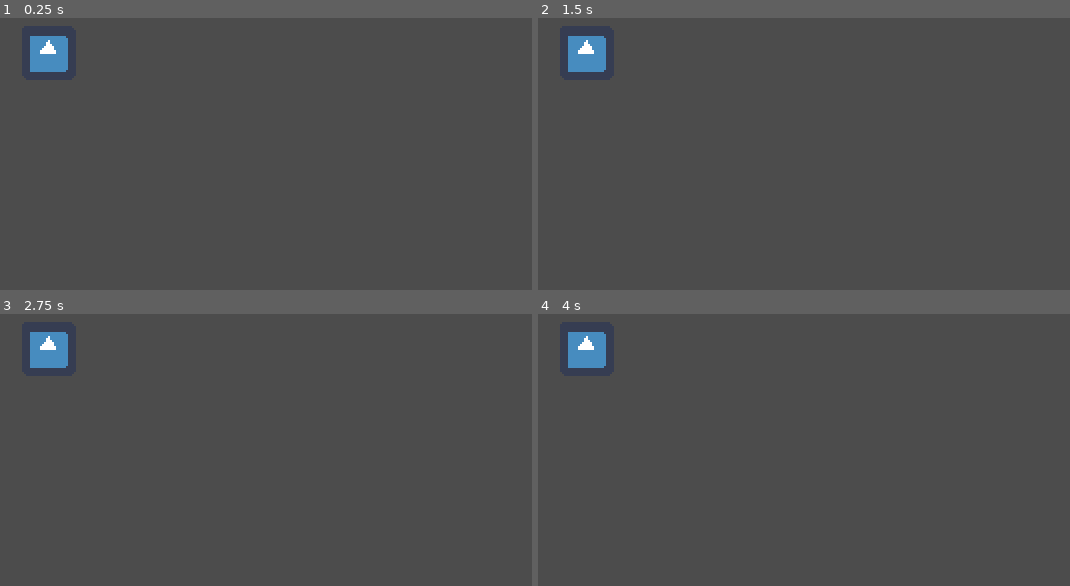
Above: before the commit, frames 1-4 (two rows, left to right).
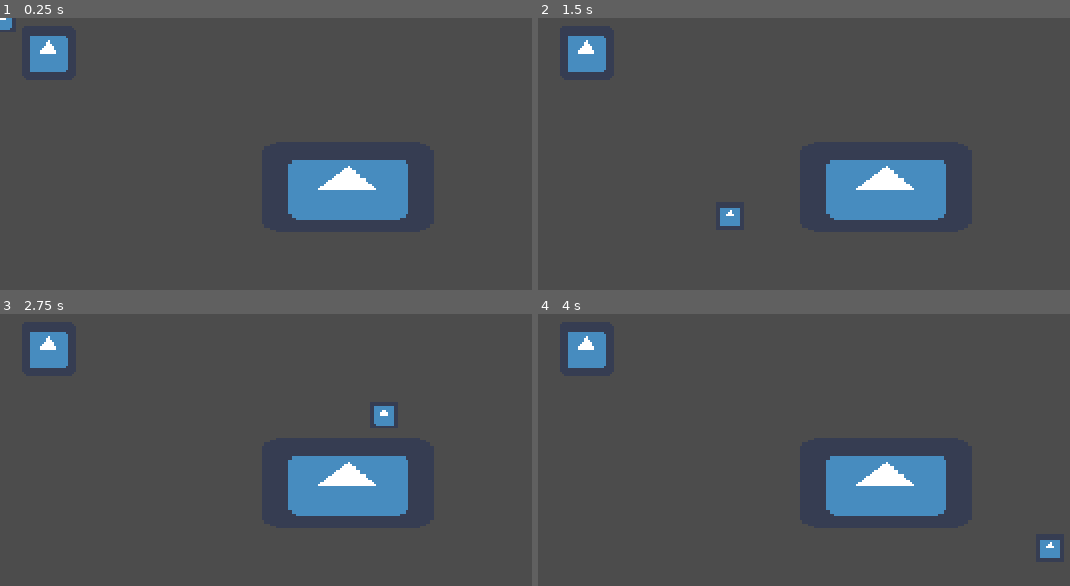
Above: after the commit, the same moments.

Repository: DerGernTod/minijam91
Game: Godot game, scene res://Main.tscn
Same seed, same stepped clock (60 frames per second), same inputs: the game is played once before the commit and once after it. The engine's default icon, where the game draws it, is replaced by a stand-in: a white triangle on a blue panel in a dark square.
Inputs (mouse positions are in pixels of both pictures, inside the frame that each line leads up to):
- Up to frame 1 (0.25 s): no input
- Up to frame 2 (1.5 s): tap Enter at 0.5 s; move the mouse to (1000, 181) at 0.52 s; tap Space at 1.25 s; move the mouse to (729, 216) at 1.27 s
- Up to frame 3 (2.75 s): tap Enter at 2 s; move the mouse to (383, 414) at 2.02 s
- Up to frame 4 (4 s): tap Space at 2.75 s; move the mouse to (825, 566) at 2.77 s; tap Enter at 3.5 s; move the mouse to (1048, 547) at 3.52 s

The runs differ from the first frame. In frame 1, 5.0% of the frame differs, in the area x 0-77%, y 0-75%; in frame 2, 5.2%; in frame 3, 5.2%, in the area x 54-77%, y 33-75%; in frame 4, 5.2%.

Commit message:
fish tank state machine

Diff:
--- a/Main.tscn
+++ b/Main.tscn
@@ -1,6 +1,8 @@
-[gd_scene load_steps=2 format=2]
+[gd_scene load_steps=4 format=2]
 
 [ext_resource path="res://icon.png" type="Texture" id=1]
+[ext_resource path="res://fish_tank/FishTank.tscn" type="PackedScene" id=2]
+[ext_resource path="res://cursor/Cursor.tscn" type="PackedScene" id=3]
 
 [node name="Main" type="Node2D"]
 
@@ -8,3 +10,9 @@
 position = Vector2( 24.2329, 17.3034 )
 scale = Vector2( 0.418615, 0.418615 )
 texture = ExtResource( 1 )
+
+[node name="FishTank" parent="." instance=ExtResource( 2 )]
+position = Vector2( 173.673, 84.4768 )
+
+[node name="Cursor" parent="." instance=ExtResource( 3 )]
+position = Vector2( 48.1376, 53.3289 )
--- /dev/null
+++ b/cursor/Cursor.gd
@@ -0,0 +1,20 @@
+extends Area2D
+class_name Cursor
+
+var content: Area2D = null setget _set_content, _get_content
+
+func _ready() -> void:
+	pass
+
+
+func _physics_process(delta: float) -> void:
+	var pos = get_viewport().get_mouse_position()
+	position = pos
+
+
+func _get_content() -> Area2D:
+	return content
+
+
+func _set_content(c: Area2D) -> void:
+	content = c
--- /dev/null
+++ b/cursor/Cursor.tscn
@@ -0,0 +1,17 @@
+[gd_scene load_steps=4 format=2]
+
+[ext_resource path="res://cursor/Cursor.gd" type="Script" id=1]
+[ext_resource path="res://icon.png" type="Texture" id=2]
+
+[sub_resource type="CircleShape2D" id=1]
+radius = 5.45465
+
+[node name="Cursor" type="Area2D"]
+script = ExtResource( 1 )
+
+[node name="CollisionShape2D" type="CollisionShape2D" parent="."]
+shape = SubResource( 1 )
+
+[node name="Sprite" type="Sprite" parent="."]
+scale = Vector2( 0.233102, 0.218354 )
+texture = ExtResource( 2 )
--- /dev/null
+++ b/fish_tank/FishTank.gd
@@ -0,0 +1,72 @@
+extends Area2D
+
+export var capacity: int = 5
+
+var _cur_cursor: Cursor = null
+var _content = []
+var _states = {
+	"droppable": StateDroppable.new(),
+	"empty": StateEmpty.new(),
+	"full": StateFull.new(),
+	"none": StateNone.new(),
+	"pickable": StateNone.new(),
+}
+var _cur_state = _states.none
+
+onready var _sprite = $Sprite
+
+
+func _ready() -> void:
+	var states = _states.values();
+	for state in states:
+		state.setup(_sprite)
+	connect("area_entered", self, "area_entered")
+	connect("area_exited", self, "area_exited")
+
+
+func _noop() -> void:
+	pass
+
+
+func _process_full() -> void:
+	pass
+
+
+func _process_empty() -> void:
+	pass
+
+
+func _process_droppable() -> void:
+	pass
+
+
+func _process_pickable() -> void:
+	pass
+
+
+func _physics_process(delta: float) -> void:
+	_cur_state.physics_process(delta)
+
+
+func _enter_state(state: String) -> void:
+	_cur_state.leave()
+	_states[state].enter()
+	_cur_state = _states[state]
+
+
+func area_entered(area: Area2D) -> void:
+	if area is Cursor:
+		_cur_cursor = area
+		var cursor_has_content = area.content != null
+		var tank_is_empty = _content.size() == 0
+		var tank_is_full = _content.size() == capacity
+		match [tank_is_full, tank_is_empty, cursor_has_content]:
+			[true, _, true]: _enter_state("full")
+			[false, _, true]: _enter_state("droppable")
+			[_, true, false]: _enter_state("empty")
+			[_, false, false]: _enter_state("pickable")
+
+
+func area_exited(area: Area2D) -> void:
+	if area is Cursor:
+		_enter_state("none")
--- /dev/null
+++ b/fish_tank/FishTank.tscn
@@ -0,0 +1,17 @@
+[gd_scene load_steps=4 format=2]
+
+[ext_resource path="res://icon.png" type="Texture" id=1]
+[ext_resource path="res://fish_tank/FishTank.gd" type="Script" id=2]
+
+[sub_resource type="RectangleShape2D" id=1]
+extents = Vector2( 41.7004, 21.7701 )
+
+[node name="FishTank" type="Area2D"]
+script = ExtResource( 2 )
+
+[node name="Sprite" type="Sprite" parent="."]
+scale = Vector2( 1.3392, 0.697665 )
+texture = ExtResource( 1 )
+
+[node name="CollisionShape2D" type="CollisionShape2D" parent="."]
+shape = SubResource( 1 )
--- /dev/null
+++ b/fish_tank/states/FishTankState.gd
@@ -0,0 +1,19 @@
+class_name FishTankState
+
+var _sprite: Sprite
+
+
+func setup(cur_sprite: Sprite) -> void:
+	_sprite = cur_sprite
+
+
+func enter():
+	pass
+
+
+func leave():
+	pass
+
+
+func physics_process(_delta: float) -> void:
+	pass
--- /dev/null
+++ b/fish_tank/states/StateDroppable.gd
@@ -0,0 +1,14 @@
+extends FishTankState
+class_name StateDroppable
+
+
+func enter():
+	self._sprite.modulate = Color.green
+
+
+func leave():
+	self._sprite.modulate = Color.white
+
+
+func physics_process(_delta: float) -> void:
+	pass
--- /dev/null
+++ b/fish_tank/states/StateEmpty.gd
@@ -0,0 +1,14 @@
+extends FishTankState
+class_name StateEmpty
+
+
+func enter():
+	pass
+
+
+func leave():
+	pass
+
+
+func physics_process(_delta: float) -> void:
+	pass
--- /dev/null
+++ b/fish_tank/states/StateFull.gd
@@ -0,0 +1,14 @@
+extends FishTankState
+class_name StateFull
+
+
+func enter():
+	self._sprite.modulate = Color.red
+
+
+func leave():
+	self._sprite.modulate = Color.white
+
+
+func physics_process(_delta: float) -> void:
+	pass
--- /dev/null
+++ b/fish_tank/states/StateNone.gd
@@ -0,0 +1,14 @@
+extends FishTankState
+class_name StateNone
+
+
+func enter():
+	pass
+
+
+func leave():
+	pass
+
+
+func physics_process(_delta: float) -> void:
+	pass
--- /dev/null
+++ b/fish_tank/states/StatePickable.gd
@@ -0,0 +1,14 @@
+extends FishTankState
+class_name StatePickable
+
+
+func enter():
+	pass
+
+
+func leave():
+	pass
+
+
+func physics_process(_delta: float) -> void:
+	pass
--- a/project.godot
+++ b/project.godot
@@ -13,9 +13,45 @@
 "class": "Cursor",
 "language": "GDScript",
 "path": "res://cursor/Cursor.gd"
+}, {
+"base": "Reference",
+"class": "FishTankState",
+"language": "GDScript",
+"path": "res://fish_tank/states/FishTankState.gd"
+}, {
+"base": "FishTankState",
+"class": "StateDroppable",
+"language": "GDScript",
+"path": "res://fish_tank/states/StateDroppable.gd"
+}, {
+"base": "FishTankState",
+"class": "StateEmpty",
+"language": "GDScript",
+"path": "res://fish_tank/states/StateEmpty.gd"
+}, {
+"base": "FishTankState",
+"class": "StateFull",
+"language": "GDScript",
+"path": "res://fish_tank/states/StateFull.gd"
+}, {
+"base": "FishTankState",
+"class": "StateNone",
+"language": "GDScript",
+"path": "res://fish_tank/states/StateNone.gd"
+}, {
+"base": "FishTankState",
+"class": "StatePickable",
+"language": "GDScript",
+"path": "res://fish_tank/states/StatePickable.gd"
 } ]
 _global_script_class_icons={
-"Cursor": ""
+"Cursor": "",
+"FishTankState": "",
+"StateDroppable": "",
+"StateEmpty": "",
+"StateFull": "",
+"StateNone": "",
+"StatePickable": ""
 }
 
 [application]
